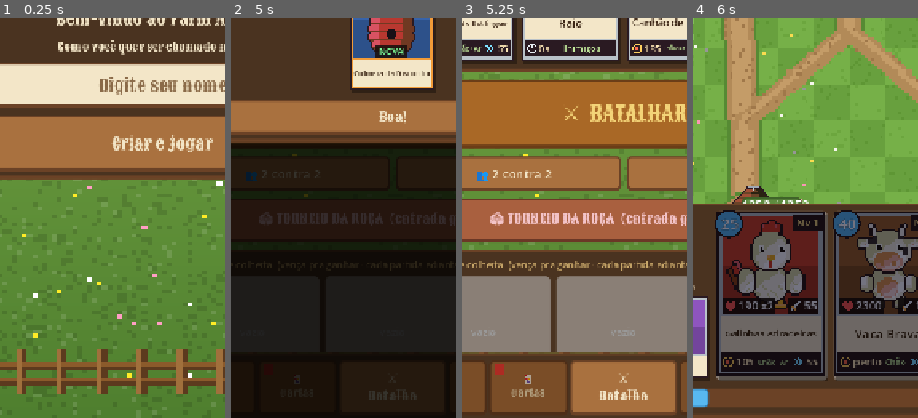
Above: before the commit, frames 1-4 (left to right).
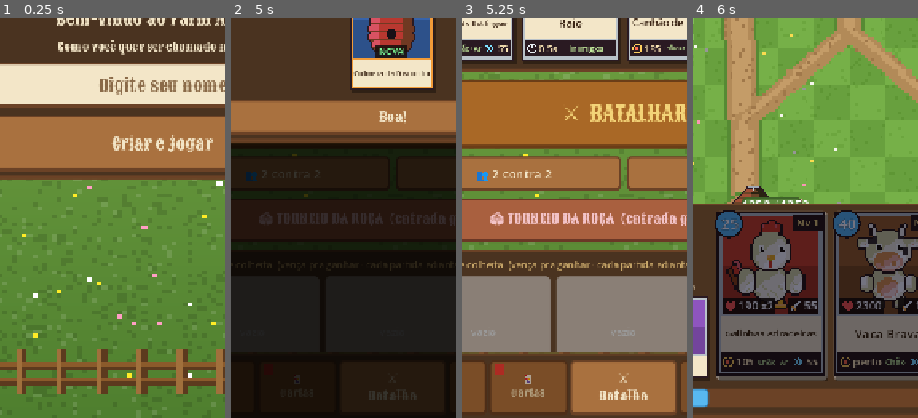
Above: after the commit, the same moments.

Repository: Generadevde/farmarena
Game: Godot game, scene res://Scenes/profile_setup.tscn
Same seed, same stepped clock (60 frames per second), same inputs: the game is played once before the commit and once after it. The engine's default icon, where the game draws it, is replaced by a stand-in: a white triangle on a blue panel in a dark square.
Inputs (mouse positions are % of the whole screen's width and height, from its top left):
- Up to frame 1 (0.25 s): no input
- Up to frame 2 (5 s): click (50, 58) at 0.52 s; type "Alex" at 0.6 s; click "Criar e jogar" at 1.25 s; click "1" at 2 s; click "2" at 2.75 s; click "3" at 3.5 s; click "4" at 4.25 s
- Up to frame 3 (5.25 s): click "⚔ BATALHAR" at 5 s
- Up to frame 4 (6 s): click "👥 2 contra 2" at 5.75 s
The pictures show only the part of the screen within x 14-64%, y 50-100%; the shares and areas given below are measured in that part.

Frames 1-2 are identical in both runs. In frame 3, 0.3% of the frame differs, in the area x 37-63%, y 6-9%; in frame 4, nothing differs.

Commit message:
Carta de feitiço: duração curta aparece com decimal
Co-Authored-By: Claude Fable 5.2 <noreply@anthropic.com>
Claude-Session: https://claude.ai/code/session_01F2c9wwKpd4XWAaAeM55Dzi

Diff:
--- a/Scripts/card_view.gd
+++ b/Scripts/card_view.gd
@@ -192,7 +192,7 @@
 			else:
 				main = [Ico.SWORD, "-"]
 		var lasting = maxf(sp.duration, maxf(sp.buff_duration, sp.status_effect_duration))
-		return {"left": main, "right": [Ico.AREA, str(int(sp.radius))], "bl": [Ico.CLOCK, "%.0fs" % lasting if lasting > 0 else "já"],
+		return {"left": main, "right": [Ico.AREA, str(int(sp.radius))], "bl": [Ico.CLOCK, ("%.0fs" % lasting if lasting >= 1.0 else "%.1fs" % lasting) if lasting > 0 else "na hora"],
 			"mid": "Aliados" if (sp.affects_allies or !sp.affects_enemies) else "Inimigos", "br": []}
 	var st: UnitData = DeckBuilder.get_unit_stats(card)
 	if st == null:
